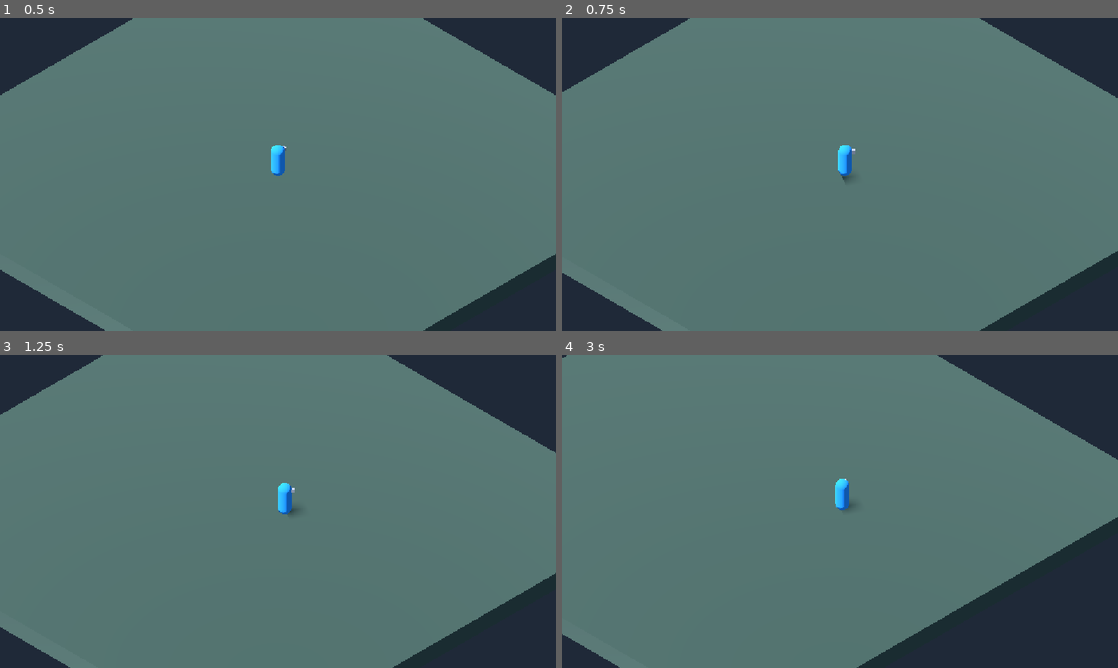
Above: before the commit, frames 1-4 (two rows, left to right).
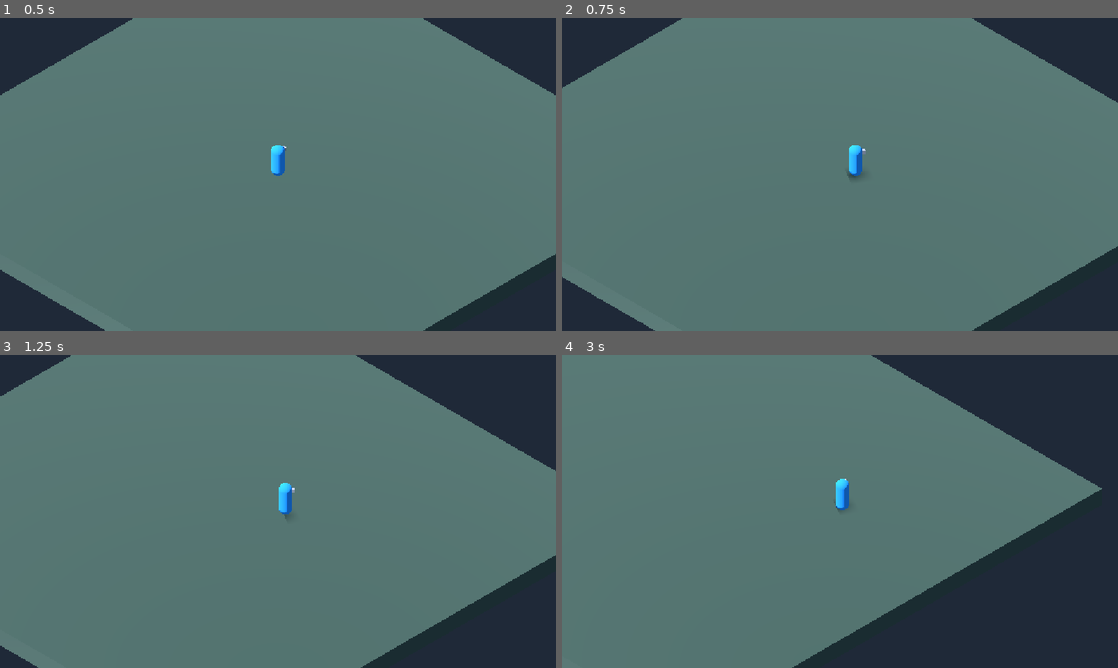
Above: after the commit, the same moments.

Repository: AnckerStudios/the-camera-game
Game: Godot game, scene res://mainscene.tscn
Same seed, same stepped clock (60 frames per second), same inputs: the game is played once before the commit and once after it. This scene is started directly instead of the project's main scene.
Inputs:
- Up to frame 1 (0.5 s): no input
- Up to frame 2 (0.75 s): hold D (move_right) from 0.53 s (still down); tap Shift (dash, bound only after the commit) at 0.6 s
- Up to frame 3 (1.25 s): keep holding D (move_right); tap Space (jump) at 0.77 s
- Up to frame 4 (3 s): release D (move_right) at 1.28 s; hold S (move_backward) 1.28-2.03 s; tap Shift (dash, bound only after the commit) at 1.35, 2.1, 2.85 s; tap Space (jump) at 1.52 s; hold D (move_right) 2.03-2.78 s; hold W (move_forward) from 2.78 s (still down)

Frame 1 is identical in both runs. In frame 2, 1.7% of the frame differs, in the area x 0-100%, y 0-100%; in frame 3, 5.4%; in frame 4, 12%.

Commit message:
добавить дэш

Diff:
--- a/gamelogic/player.gd
+++ b/gamelogic/player.gd
@@ -23,6 +23,15 @@
 ## Максимальное время влияния удержания на подъём после начала прыжка.
 @export_range(0.0, 1.0, 0.01) var max_jump_hold_seconds: float = 0.15
 
+## Горизонтальная скорость, длительность и пауза после рывка.
+@export_range(0.1, 30.0, 0.1) var dash_speed: float = 10.0
+@export_range(0.01, 1.0, 0.01) var dash_seconds: float = 0.15
+@export_range(0.0, 5.0, 0.05) var dash_cooldown_seconds: float = 0.6
+
+var _dash_remaining: float = 0.0
+var _dash_cooldown_remaining: float = 0.0
+var _dash_direction: Vector3 = Vector3.FORWARD
+
 var _jump_hold_remaining: float = 0.0
 var _coyote_remaining: float = 0.0
 var _fall_seconds: float = 0.0
@@ -31,11 +40,16 @@
 @onready var visual: Node3D = $Visual
 
 
+func _ready() -> void:
+	controls.dash.connect(_on_dash_requested)
+
+
 func _physics_process(delta: float) -> void:
 	var direction := _get_movement_direction()
-	_update_horizontal_velocity(direction, delta)
+	_update_dash_and_movement(direction, delta)
 	_apply_gravity_and_jump(delta)
-	_rotate_visual(direction, delta)
+	if _dash_remaining <= 0.0:
+		_rotate_visual(direction, delta)
 	move_and_slide()
 	_reset_if_fallen()
 
@@ -107,7 +121,35 @@
 	if global_position.y < -15.0:
 		global_position = Vector3(0, 2, 0)
 		velocity = Vector3.ZERO
+		_dash_remaining = 0.0
+		_dash_cooldown_remaining = 0.0
 		_jump_hold_remaining = 0.0
 		_coyote_remaining = 0.0
 		_fall_seconds = 0.0
 		controls.clear_jump_buffer()
+
+
+## Фиксирует направление рывка; повторное нажатие во время перезарядки игнорируется.
+func _on_dash_requested() -> void:
+	if _dash_remaining > 0.0 or _dash_cooldown_remaining > 0.0:
+		return
+	_dash_direction = _get_movement_direction()
+	if _dash_direction.is_zero_approx():
+		_dash_direction = -visual.global_basis.z
+	_dash_direction.y = 0.0
+	_dash_direction = _dash_direction.normalized()
+	_dash_remaining = dash_seconds
+
+
+## Рывок заменяет горизонтальное движение, сохраняя прыжок и гравитацию.
+func _update_dash_and_movement(direction: Vector3, delta: float) -> void:
+	_dash_cooldown_remaining = maxf(_dash_cooldown_remaining - delta, 0.0)
+	if _dash_remaining > 0.0:
+		velocity.x = _dash_direction.x * dash_speed
+		velocity.z = _dash_direction.z * dash_speed
+		_rotate_visual(_dash_direction, delta)
+		_dash_remaining = maxf(_dash_remaining - delta, 0.0)
+		if _dash_remaining <= 0.0:
+			_dash_cooldown_remaining = dash_cooldown_seconds
+	else:
+		_update_horizontal_velocity(direction, delta)
--- a/gamelogic/player_input.gd
+++ b/gamelogic/player_input.gd
@@ -3,6 +3,9 @@
 
 ## Уведомляет о нажатии прыжка. Выполнение определяется игровой логикой.
 signal jump
+
+## Запрашивает рывок при нажатии Shift.
+signal dash
 
 ## Передаёт направление движения при его изменении.
 signal movement_changed(direction: Vector2)
@@ -53,6 +56,9 @@
 		_jump_remaining = jump_buffer_seconds
 		jump.emit()
 
+	if Input.is_action_just_pressed(&"dash"):
+		dash.emit()
+
 
 ## Возвращает текущее направление ввода.
 ## X направлен вправо, отрицательная Y — вперёд.
--- a/project.godot
+++ b/project.godot
@@ -58,3 +58,8 @@
 "deadzone": 0.2,
 "events": [Object(InputEventKey,"physical_keycode":87), Object(InputEventKey,"physical_keycode":4194320)]
 }
+
+dash={
+"deadzone": 0.2,
+"events": [Object(InputEventKey,"physical_keycode":4194325)]
+}
